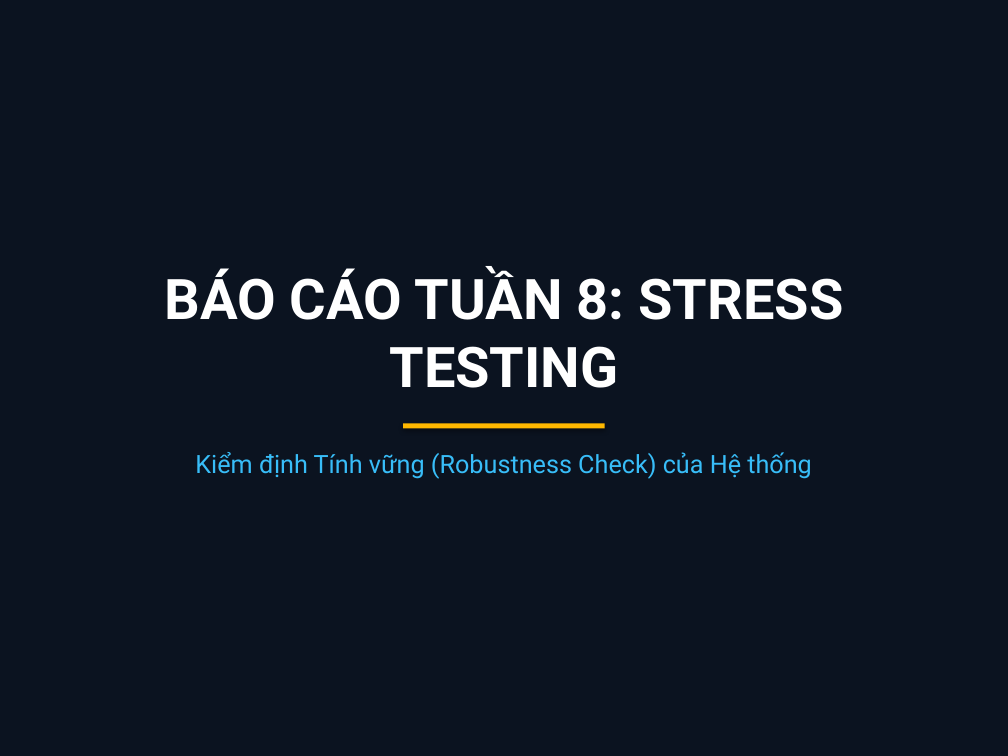
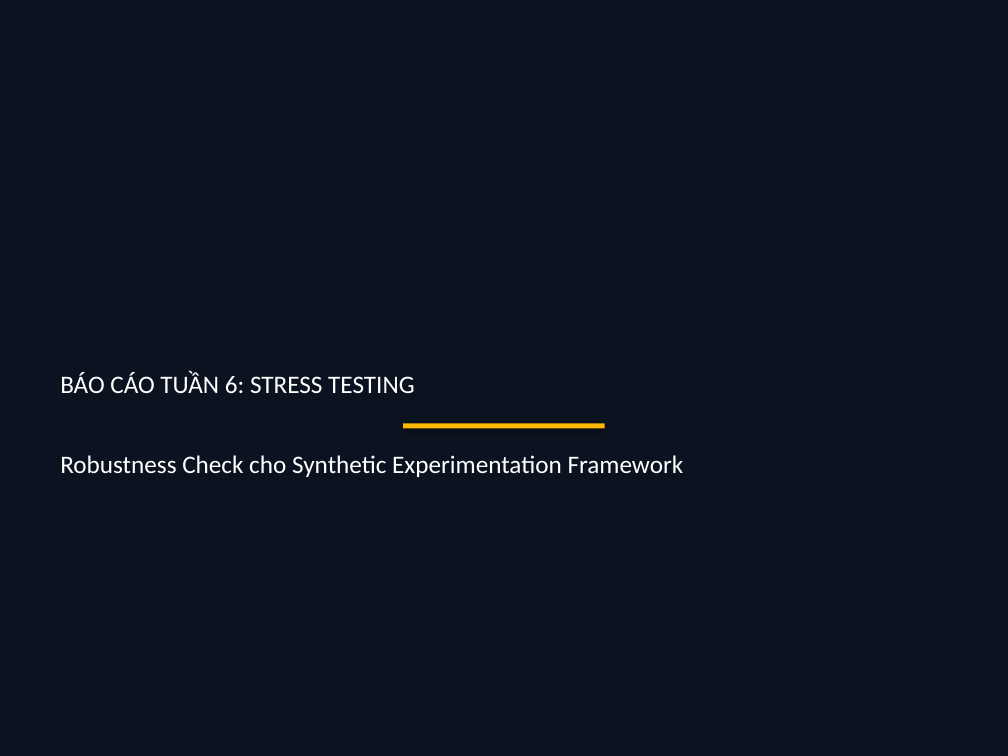
Before and after one commit to thaibuivan/GSM-promotion-experimentation, a slide deck: slide 1 of docs/Week6_Stress_Test_Summary.pptx. Drawn at 1008x756 pixels with LibreOffice and Linux fonts; fonts in the diff are those of the drawing. Boxes give left, top, right and bottom in pixels: in the first picture for what was removed or moved away, otherwise in the second. Text is boxed around its words. In the diff, an @@ line names an element or a change of style, - is before the commit and + after.

```diff
--- a/docs/Week6_Stress_Test_Summary.pptx
+++ b/docs/Week6_Stress_Test_Summary.pptx
@@ text at box(60, 372, 414, 393): text changed; size 40 to 18 pt; font Roboto to Calibri; bold off @@
-BÁO CÁO TUẦN 8: STRESS TESTING
+BÁO CÁO TUẦN 6: STRESS TESTING
@@ text at box(60, 455, 684, 477): text changed; font Roboto to Calibri; text colour #38BDF8 to #FFFFFF @@
-Kiểm định Tính vững (Robustness Check) của Hệ thống
+Robustness Check cho Synthetic Experimentation Framework
```
Also in this commit, not shown: 6 other slides changed, 5 other files.
